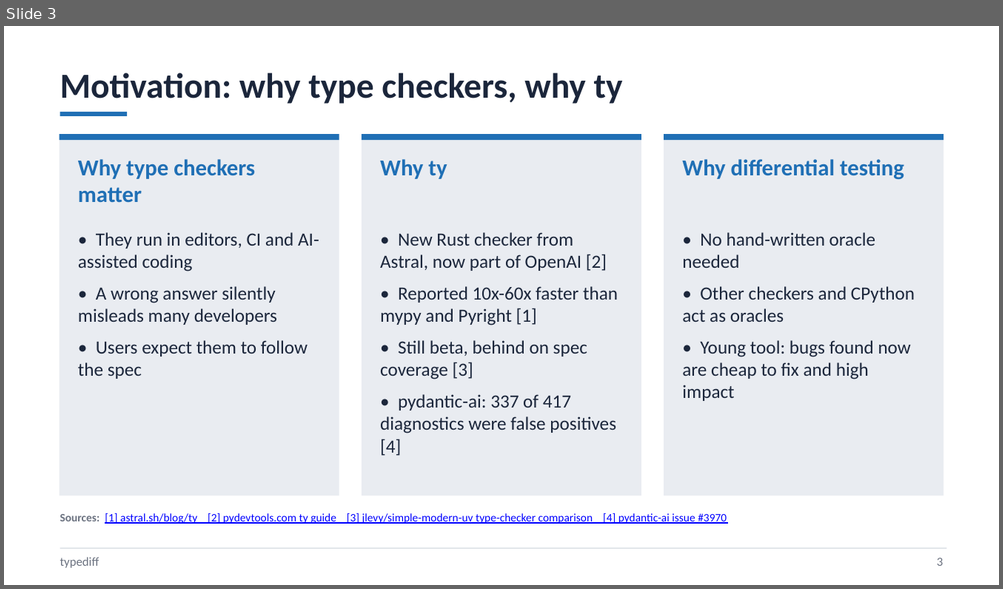
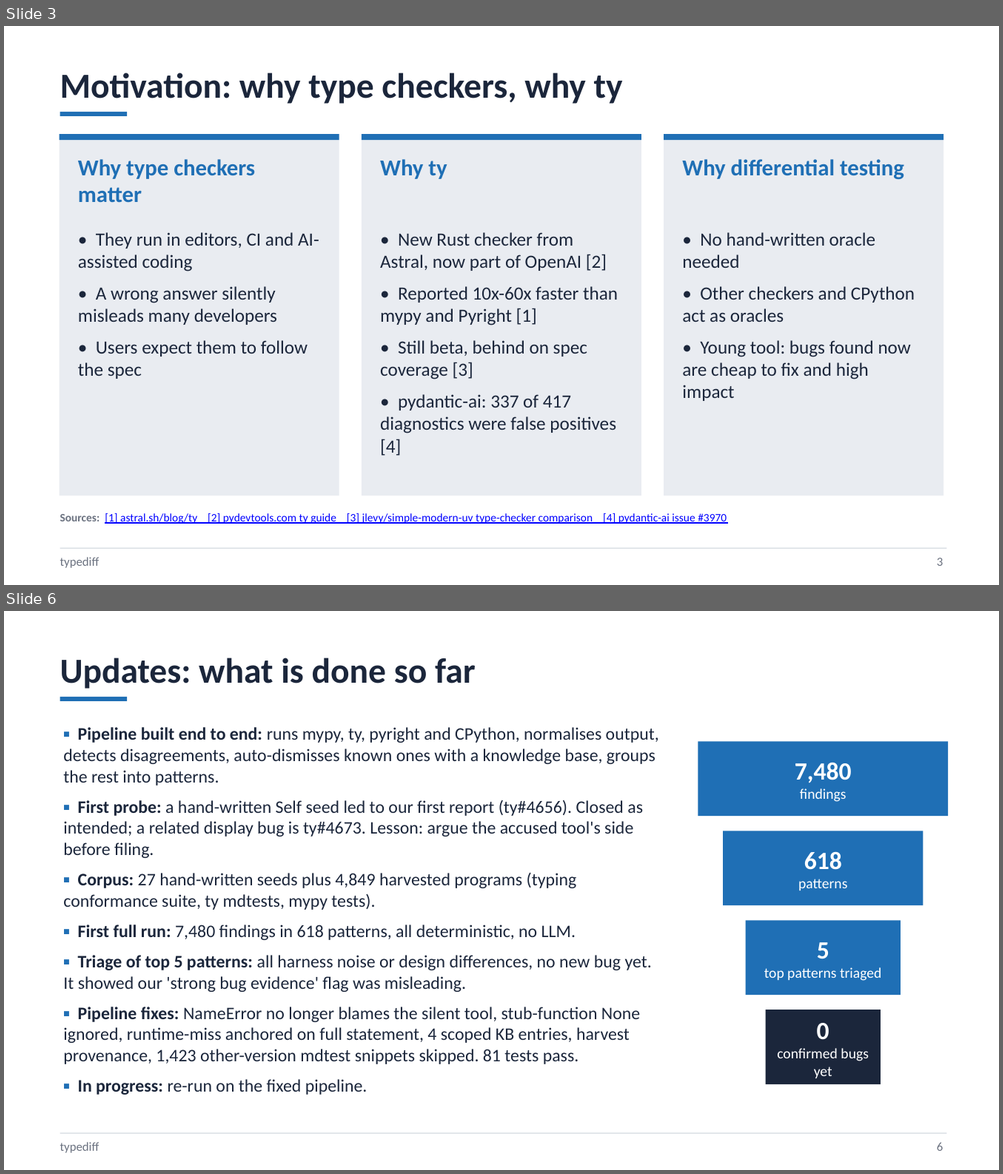
Before and after one commit to DerekLaymn/kiro_sa, a slide deck: presentation/typediff_update.pptx. Shown one above the other, each under a label of ours: slide 3 before the commit, slides 3 and 6 after it; the slides between them are not shown. The pictures are 1003x589 and 1003x1174 pixels, drawn with LibreOffice and Linux fonts; fonts in the diff are those of the drawing. Boxes give left, top, right and bottom in pixels: in the first picture for what was removed or moved away, otherwise in the second. Text is boxed around its words. In the diff, an @@ line names an element or a change of style, - is before the commit and + after.

```diff
--- a/presentation/typediff_update.pptx
+++ b/presentation/typediff_update.pptx
@@ slide 6 added at (4, 611, 999, 1170), background #FFFFFF @@
@@ text added at (60, 658, 475, 689), 34 pt, text #1B263B, bold @@
+Updates: what is done so far
@@ rectangle added at (60, 697, 127, 701), fill #1F6FB5 @@
@@ text added at (63, 727, 659, 1095), 17 pt, text #1B263B @@
+▪ Pipeline built end to end: runs mypy, ty, pyright and CPython, normalises output, detects disagreements, auto-dismisses known ones with a knowledge base, groups the rest into patterns.
+▪ First probe: a hand-written Self seed led to our first report (ty#4656). Closed as intended; a related display bug is ty#4673. Lesson: argue the accused tool's side before filing.
+▪ Corpus: 27 hand-written seeds plus 4,849 harvested programs (typing conformance suite, ty mdtests, mypy tests).
+▪ First full run: 7,480 findings in 618 patterns, all deterministic, no LLM.
+▪ Triage of top 5 patterns: all harness noise or design differences, no new bug yet. It showed our 'strong bug evidence' flag was misleading.
+▪ Pipeline fixes: NameError no longer blames the silent tool, stub-function None ignored, runtime-miss anchored on full statement, 4 scoped KB entries, harvest provenance, 1,423 other-version mdtest snippets skipped. 81 tests pass.
+▪ In progress: re-run on the fixed pipeline.
@@ rectangle added at (698, 741, 948, 816), fill #1F6FB5, 14 pt, text #FFFFFF @@
+7,480
+findings
@@ rectangle added at (723, 831, 922, 906), fill #1F6FB5, 14 pt, text #FFFFFF @@
+618
+patterns
@@ rectangle added at (745, 920, 901, 995), fill #1F6FB5, 14 pt, text #FFFFFF @@
+5
+top patterns triaged
@@ rectangle added at (765, 1010, 880, 1085), fill #1B263B, 14 pt, text #FFFFFF @@
+0
+confirmed bugs yet
@@ rectangle added at (60, 1133, 946, 1134), fill #C9CFD8 @@
@@ text added at (60, 1142, 99, 1153), 12 pt, text #6B7280 @@
+typediff
@@ text added at (936, 1142, 942, 1151), 12 pt, text #6B7280 @@
+6
```
Also in this commit, not shown: 2 slides changed, 1 other slide added, 1 other file.
